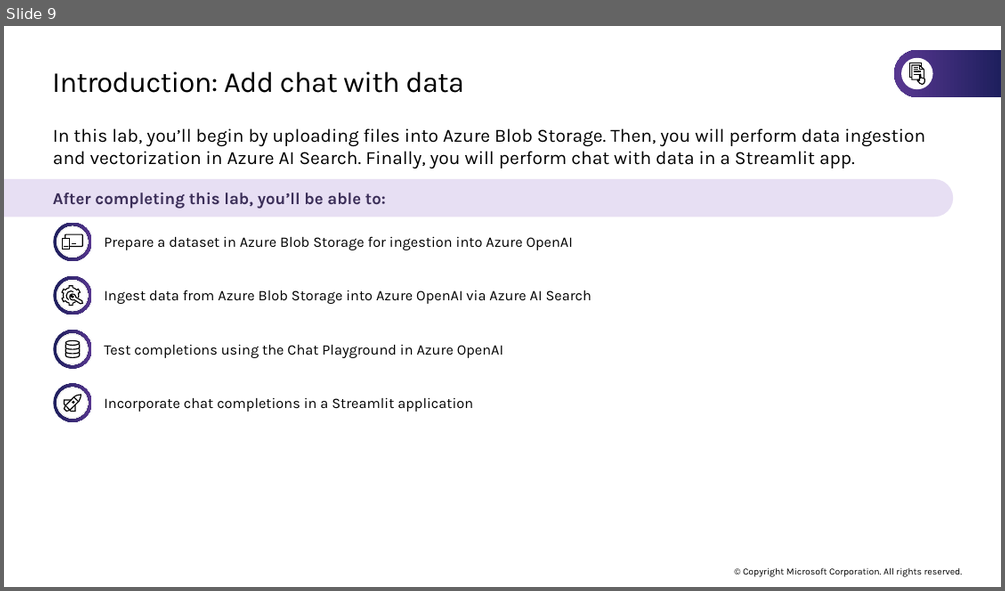
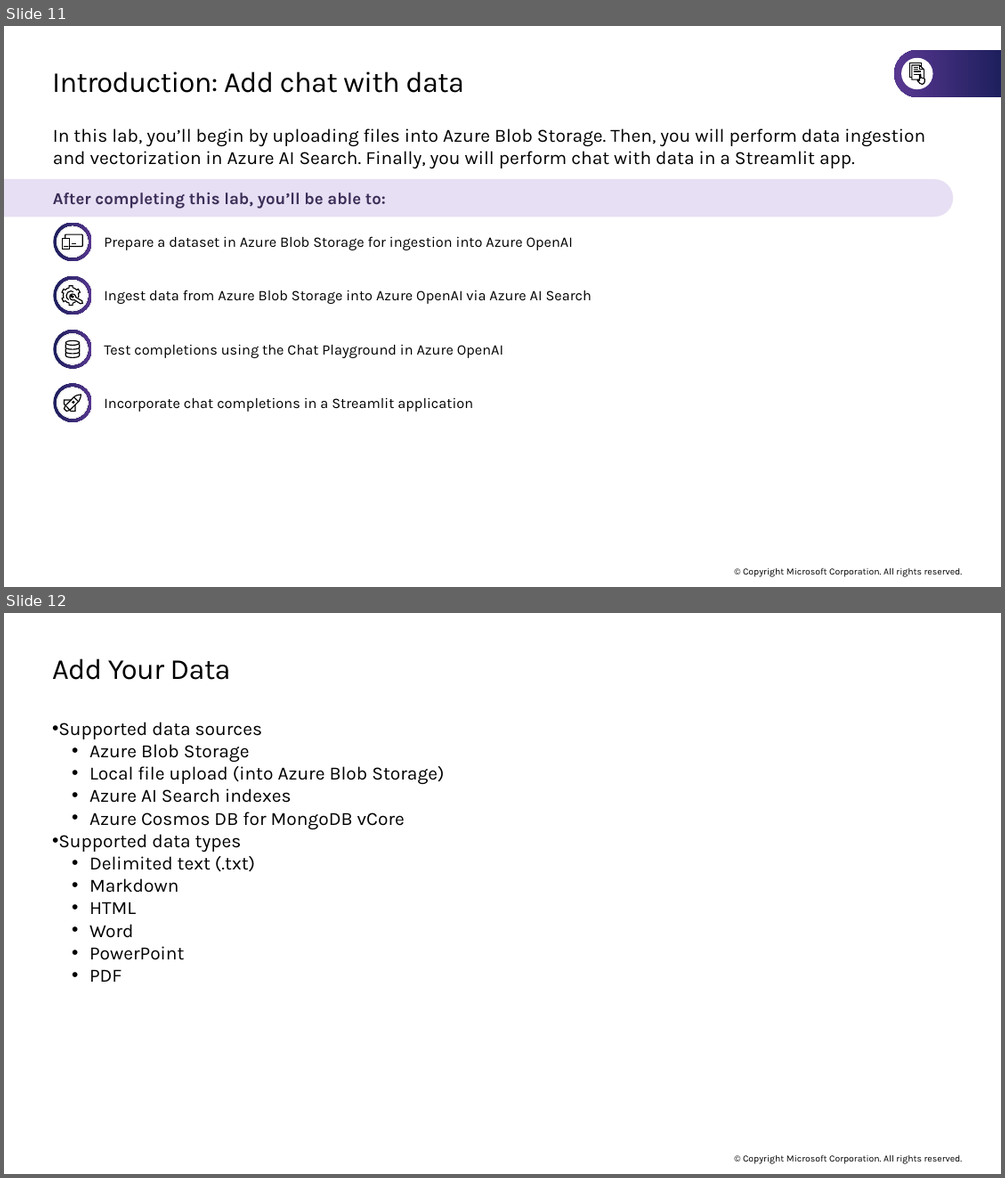
Before and after one commit to microsoft/TechExcel-Implementing-automation-practices-using-Azure-OpenAI, a slide deck: slides/Lab Slides.pptx. Shown one above the other, each under a label of ours: slide 9 before the commit, slides 11 and 12 after it. The pictures are 1005x591 and 1005x1178 pixels, drawn with LibreOffice and Linux fonts; fonts in the diff are those of the drawing. Boxes give left, top, right and bottom in pixels: in the first picture for what was removed or moved away, otherwise in the second. Text is boxed around its words. In the diff, an @@ line names an element or a change of style, - is before the commit and + after.

```diff
--- a/slides/Lab Slides.pptx
+++ b/slides/Lab Slides.pptx
@@ slide 12 added at box(4, 613, 1001, 1174), background #FFFFFF; not listed: 1 template element that a slide beside it also shows @@
@@ title added at box(52, 658, 231, 680), 28 pt, text #000000 @@
+Add Your Data
@@ text added at box(58, 722, 444, 981), 18 pt, text #000000 @@
+• Supported data sources
+  • Azure Blob Storage
+  • Local file upload (into Azure Blob Storage)
+  • Azure AI Search indexes
+  • Azure Cosmos DB for MongoDB vCore
+• Supported data types
+  • Delimited text (.txt)
+  • Markdown
+  • HTML
+  • Word
+  • PowerPoint
+  • PDF
@@ what was slide 9 is now slide 11 @@
```
Also in this commit, not shown: 12 other slides added, 1 other file.
